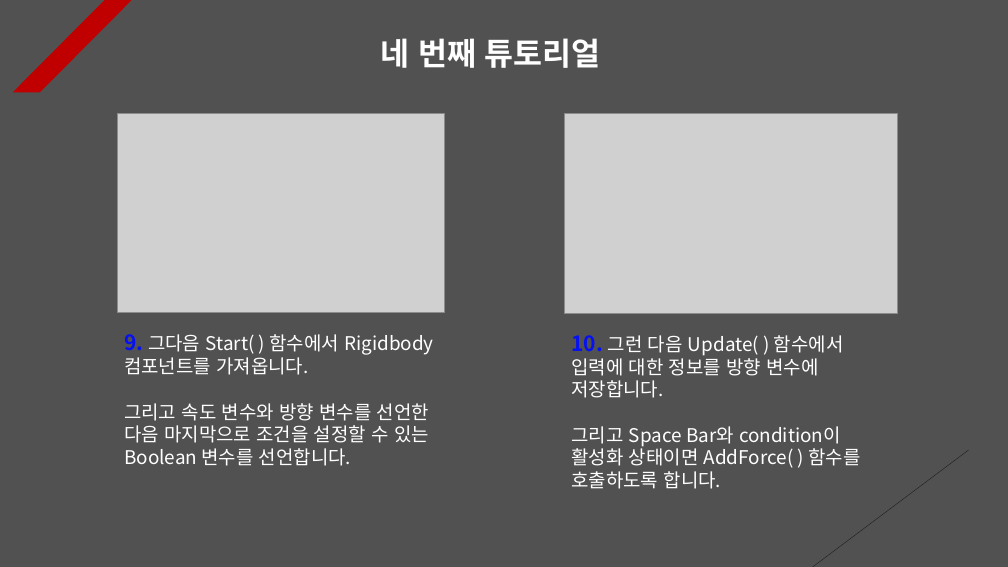
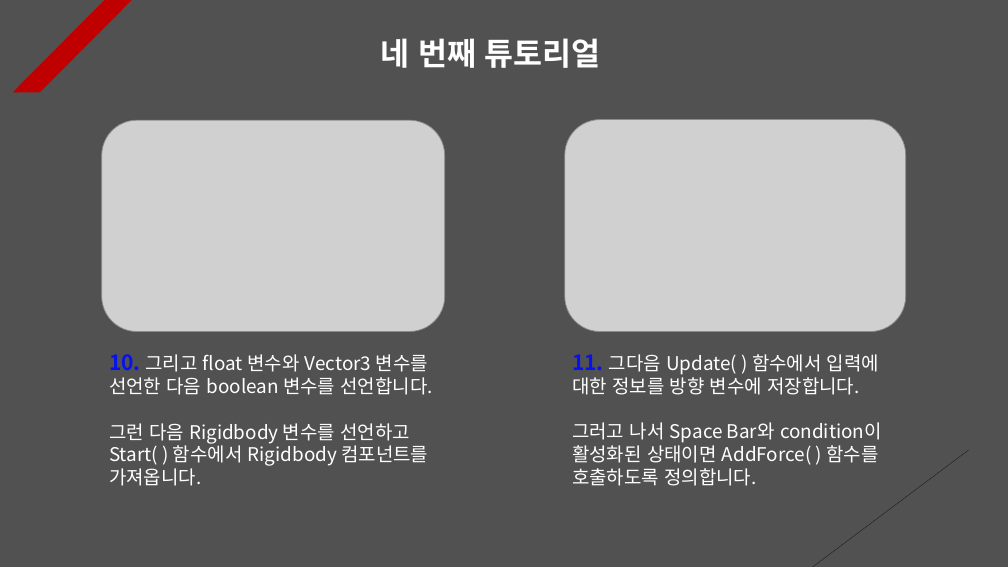
Before and after one commit to Unity2033/3D-UnityEngine, a slide deck: slide 4 of Assets/Class/Collision/PPT Data/Collision Example.pptx. Drawn at 1008x567 pixels with LibreOffice and Linux fonts; fonts in the diff are those of the drawing; grey boxes stand for pictures. Boxes give left, top, right and bottom in pixels: in the first picture for what was removed or moved away, otherwise in the second. Text is boxed around its words. In the diff, an @@ line names an element or a change of style, - is before the commit and + after.

```diff
--- a/Assets/Class/Collision/PPT Data/Collision Example.pptx
+++ b/Assets/Class/Collision/PPT Data/Collision Example.pptx
@@ picture: place and size @@
-picture at (564, 113, 898, 313)
+picture at (565, 119, 906, 331)
@@ picture: place and size @@
-picture at (117, 113, 444, 312)
+picture at (102, 120, 445, 332)
@@ text at (109, 354, 428, 486): text changed @@
-9. 그다음 Start( ) 함수에서 Rigidbody 컴포넌트를 가져옵니다.
-그리고 속도 변수와 방향 변수를 선언한 다음 마지막으로 조건을 설정할 수 있는 Boolean 변수를 선언합니다.
+10. 그리고 float 변수와 Vector3 변수를 선언한 다음 boolean 변수를 선언합니다.
+그런 다음 Rigidbody 변수를 선언하고 Start( ) 함수에서 Rigidbody 컴포넌트를 가져옵니다.
@@ text at (572, 354, 882, 486): text changed @@
-10. 그런 다음 Update( ) 함수에서 입력에 대한 정보를 방향 변수에 저장합니다.
-그리고 Space Bar와 condition이 활성화 상태이면 AddForce( ) 함수를 호출하도록 합니다.
+11. 그다음 Update( ) 함수에서 입력에 대한 정보를 방향 변수에 저장합니다.
+그러고 나서 Space Bar와 condition이 활성화된 상태이면 AddForce( ) 함수를 호출하도록 정의합니다.
```
Also in this commit, not shown: 10 other slides changed, 22 other files.
